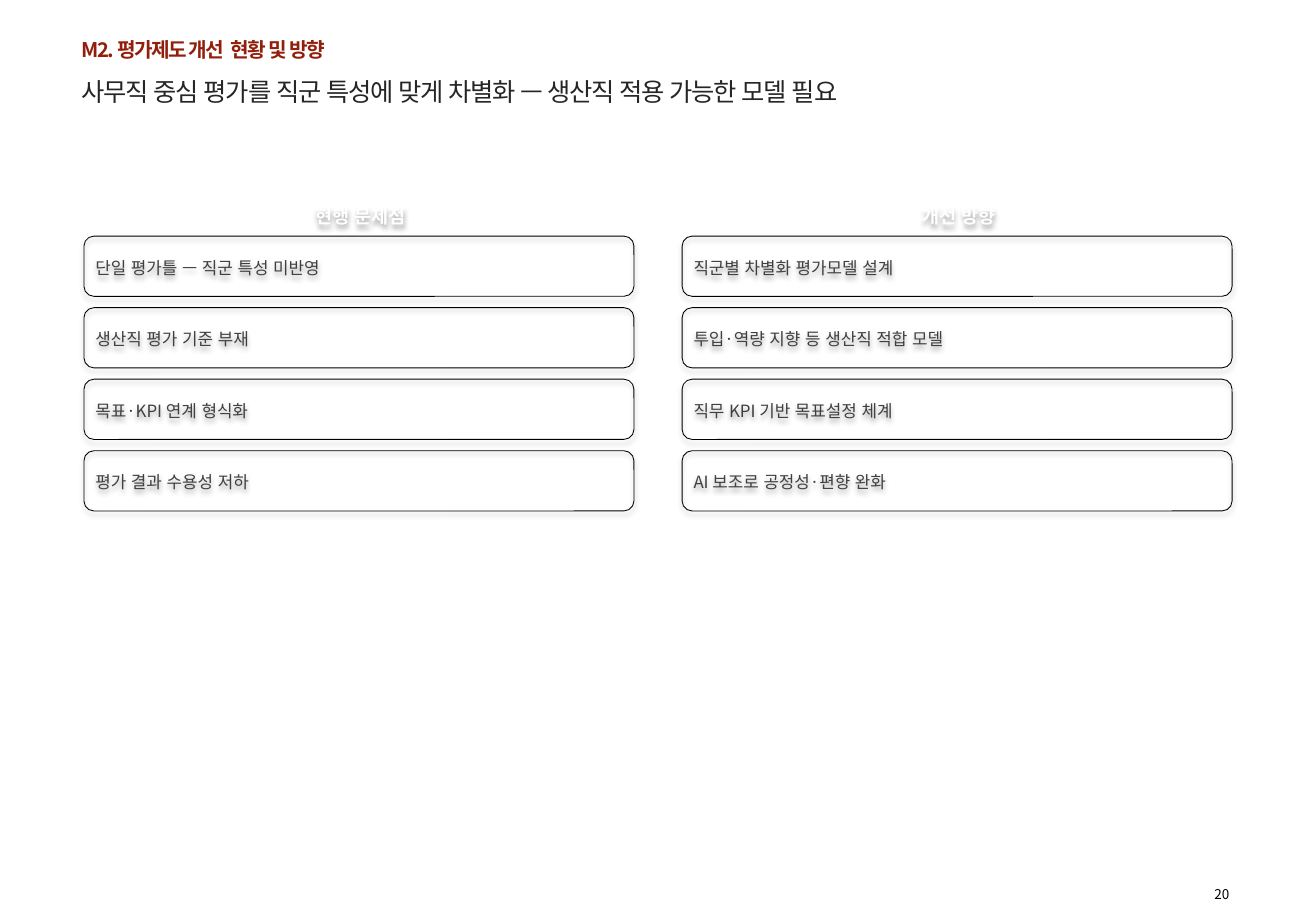
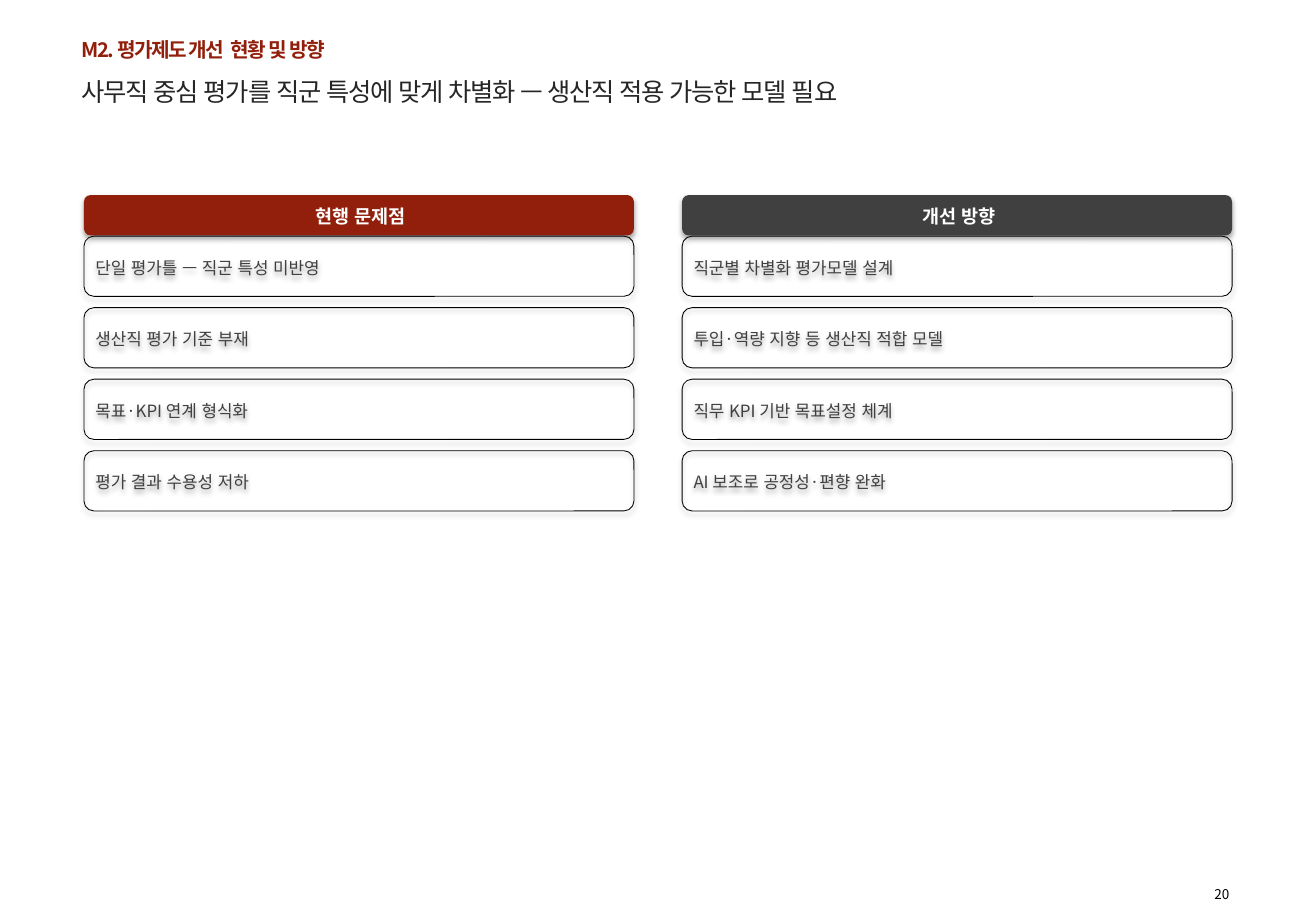
Before and after one commit to 0101-commits/ppt-skill, a slide deck: slide 21 of HCG_롯데케미칼_직무기반HR_제안서_Draft.pptx. Drawn at 1316x911 pixels with LibreOffice and Linux fonts; fonts in the diff are those of the drawing; background and template pictures are left out. Boxes give left, top, right and bottom in pixels: in the first picture for what was removed or moved away, otherwise in the second. Text is boxed around its words. In the diff, an @@ line names an element or a change of style, - is before the commit and + after.

```diff
--- a/HCG_롯데케미칼_직무기반HR_제안서_Draft.pptx
+++ b/HCG_롯데케미칼_직무기반HR_제안서_Draft.pptx
@@ rounded rectangle "현행 문제점" at (84, 196, 634, 236): fill none to #921F0B; shadow on @@
@@ rounded rectangle "개선 방향" at (683, 196, 1233, 236): fill none to #404040; shadow on @@
```
Also in this commit, not shown: 13 other slides changed, 2 slides added, 2 slides removed, 2 other files.
